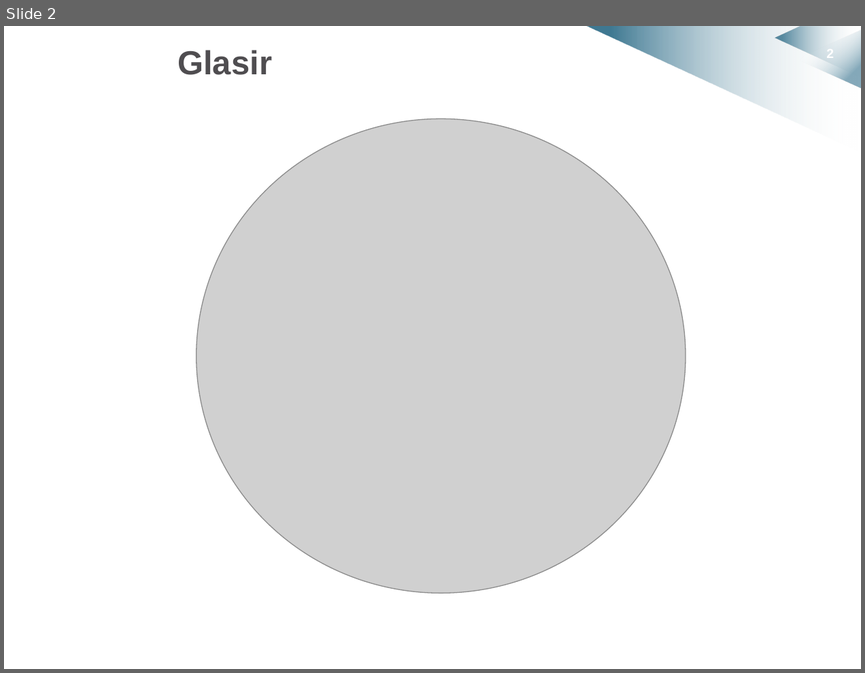
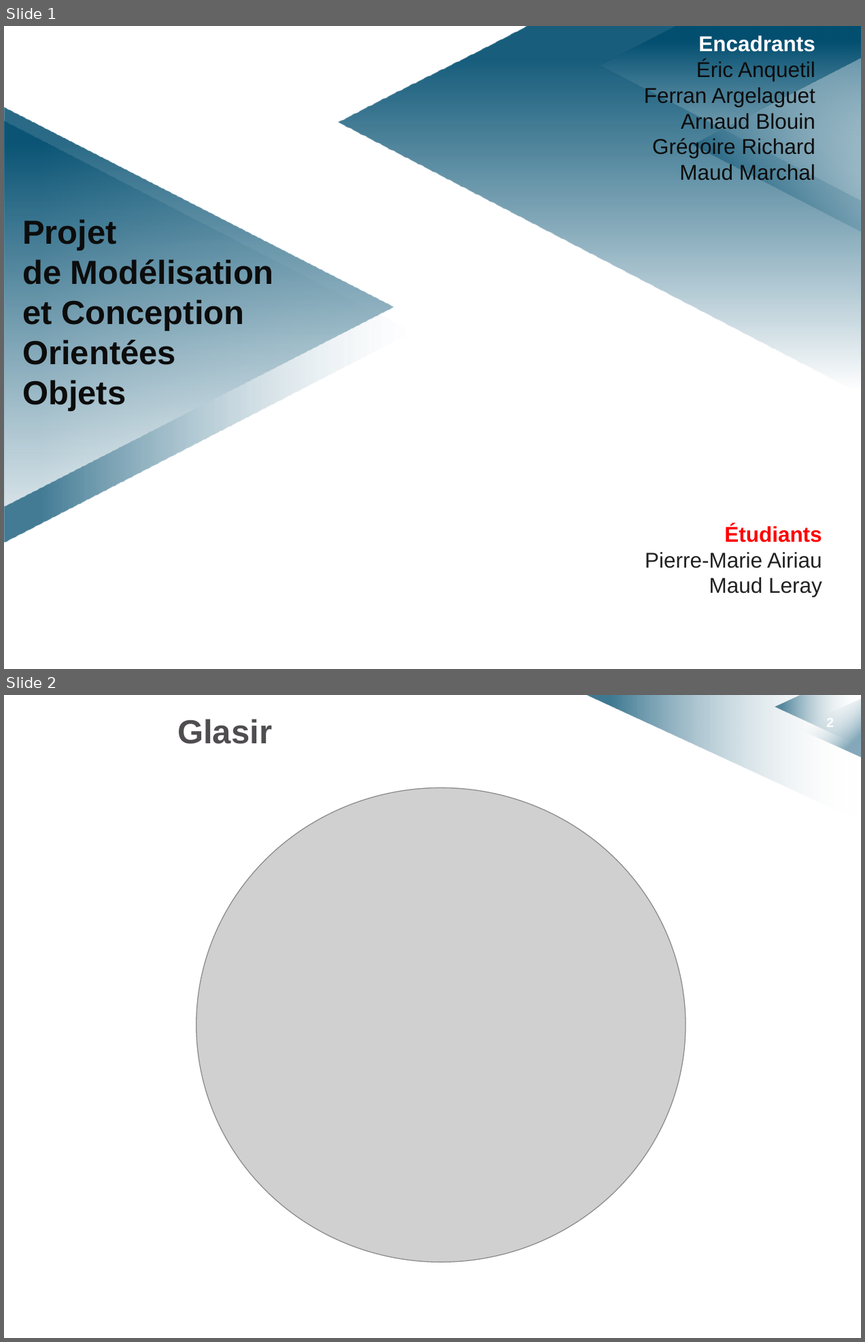
Before and after one commit to HKervadec/korrigolo, a slide deck: soutenances/projet_decembre/soutenance_projet_decembre.pptx. Shown one above the other, each under a label of ours: slide 2 before the commit, slides 1 and 2 after it. The pictures are 865x673 and 865x1342 pixels, drawn with LibreOffice and Linux fonts; fonts in the diff are those of the drawing; grey boxes stand for pictures; background and template pictures are left out. Boxes give left, top, right and bottom in pixels: in the first picture for what was removed or moved away, otherwise in the second. Text is boxed around its words. In the diff, an @@ line names an element or a change of style, - is before the commit and + after.

```diff
--- a/soutenances/projet_decembre/soutenance_projet_decembre.pptx
+++ b/soutenances/projet_decembre/soutenance_projet_decembre.pptx
@@ slide 1 added at box(4, 26, 861, 669), background #FFFFFF; not listed: 1 template element that a slide beside it also shows @@
@@ rectangle added at box(4, 26, 861, 669), fill #FFFFFF @@
@@ freeform shape added at box(338, 26, 861, 393), fill gradient #FFFFFF to #004D6F @@
@@ freeform shape added at box(586, 26, 861, 152), fill gradient #FFFFFF to #9BBB59 @@
@@ freeform shape added at box(600, 26, 861, 201), fill gradient #FFFFFF to #004D6F @@
@@ text added at box(644, 36, 815, 180), 18 pt, text #0C0C0C @@
+Encadrants
+Éric Anquetil
+Ferran Argelaguet
+Arnaud Blouin
+Grégoire Richard
+Maud Marchal
@@ freeform shape added at box(774, 27, 860, 77), fill gradient #FFFFFF to #004D6F @@
@@ triangle added at box(797, 30, 861, 88), fill gradient #FFFFFF to #004D6F @@
@@ triangle added at box(692, 57, 861, 233), fill gradient #FFFFFF to #004D6F @@
@@ triangle added at box(5, 107, 394, 505), fill gradient #FFFFFF to #004D6F @@
@@ triangle added at box(5, 121, 412, 541), fill gradient #FFFFFF to #004D6F @@
@@ text added at box(22, 219, 274, 411), 28 pt, text #0C0C0C, bold @@
+Projet
+de Modélisation
+et Conception
+Orientées
+Objets
@@ text added at box(645, 524, 822, 597), 18 pt, text #212121 @@
+Étudiants
+Pierre-Marie Airiau
+Maud Leray
```
Also in this commit, not shown: 1 slide removed.
